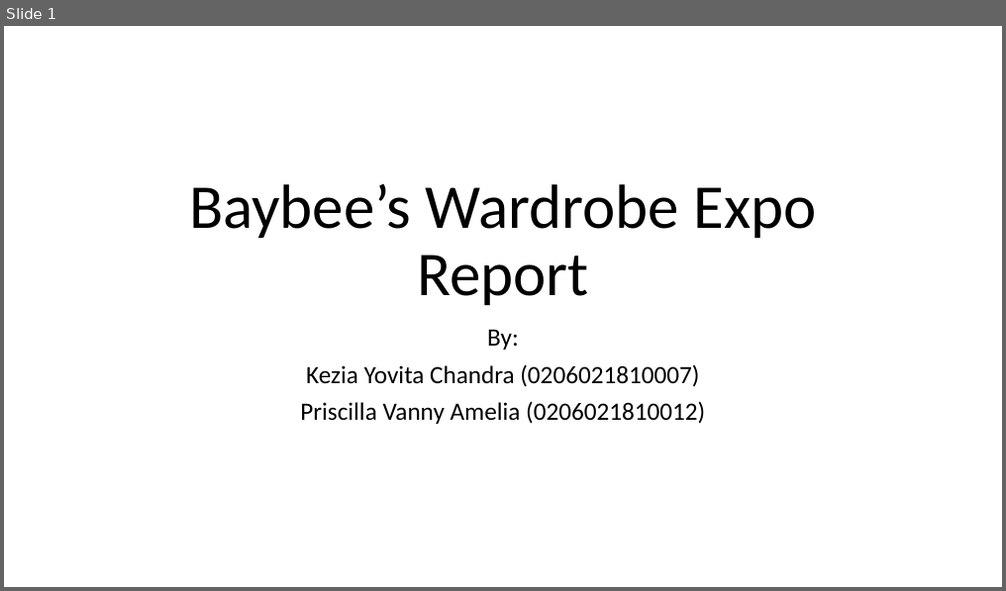
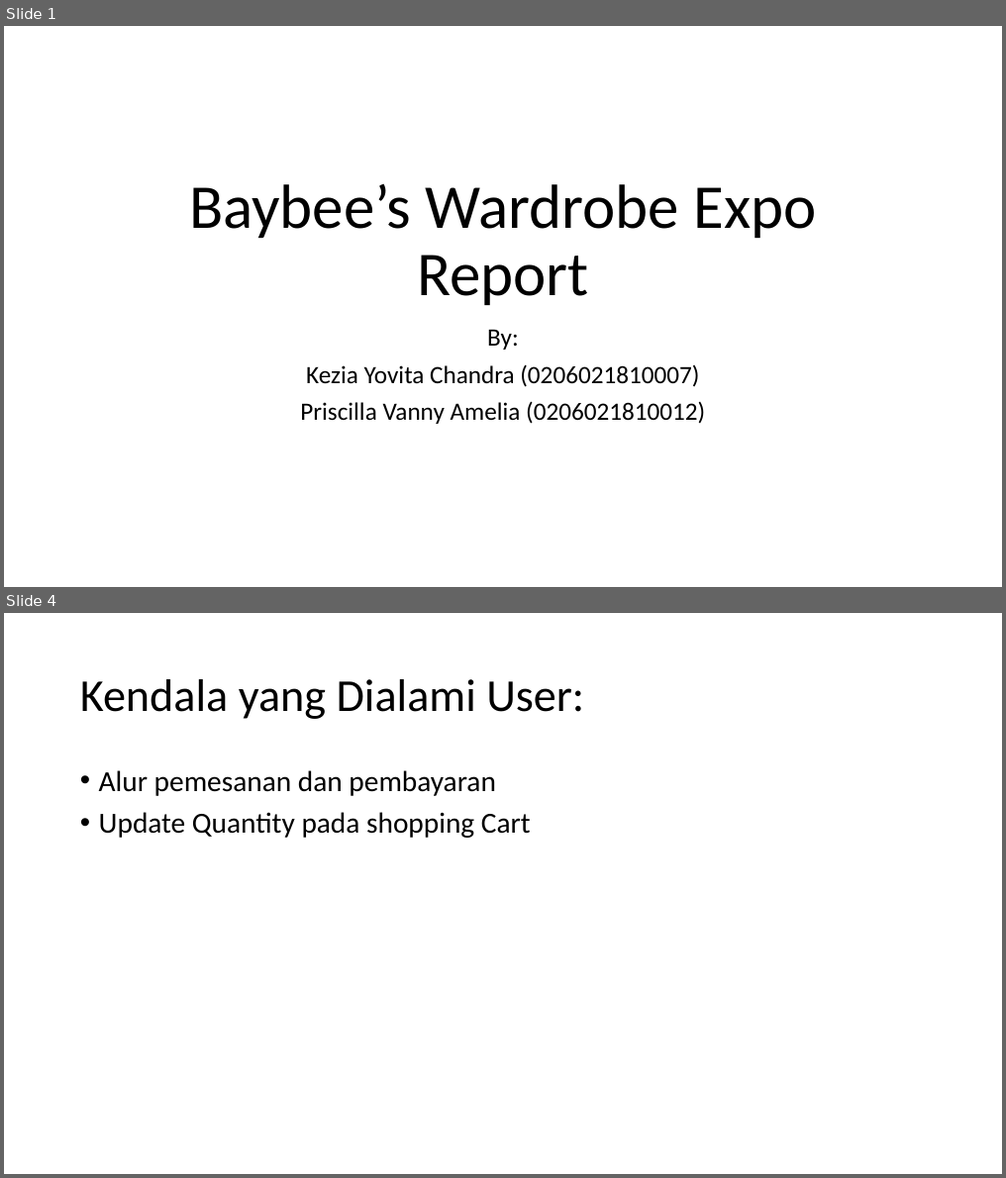
Before and after one commit to kzyc26/Toko-Pojok-70, a slide deck: Report Expo.pptx. Shown one above the other, each under a label of ours: slide 1 before the commit, slides 1 and 4 after it; the slides between them are not shown. The pictures are 1006x591 and 1006x1178 pixels, drawn with LibreOffice and Linux fonts; fonts in the diff are those of the drawing. Boxes give left, top, right and bottom in pixels: in the first picture for what was removed or moved away, otherwise in the second. Text is boxed around its words. In the diff, an @@ line names an element or a change of style, - is before the commit and + after.

```diff
--- a/Report Expo.pptx
+++ b/Report Expo.pptx
@@ slide 4 added at box(4, 613, 1002, 1174), background #FFFFFF @@
@@ title added at box(80, 679, 584, 719), 44 pt, text #000000 @@
+Kendala yang Dialami User:
@@ text added at box(99, 770, 531, 838), 28 pt, text #000000 @@
+• Alur pemesanan dan pembayaran
+• Update Quantity pada shopping Cart
```
Also in this commit, not shown: 1 slide changed, 2 other slides added, 2 other files.
